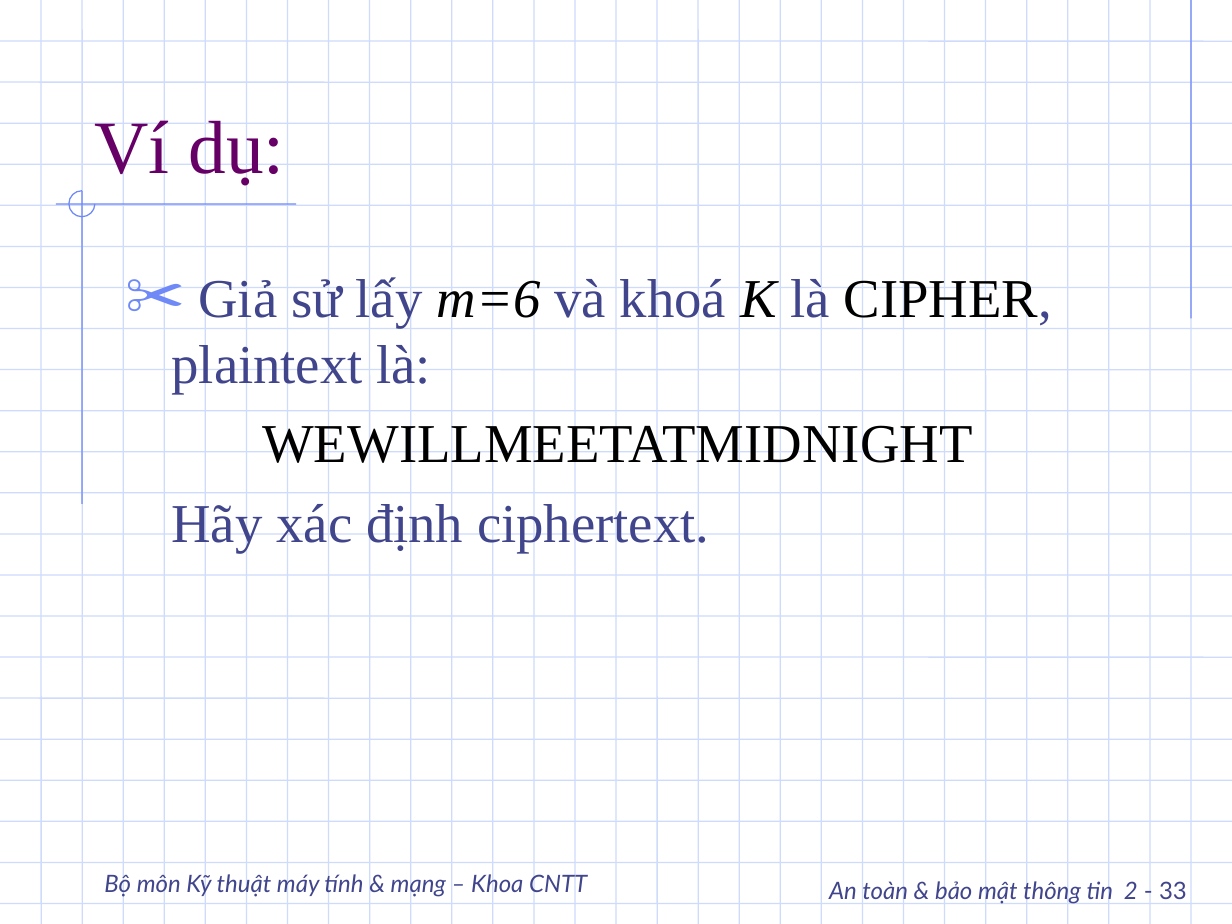
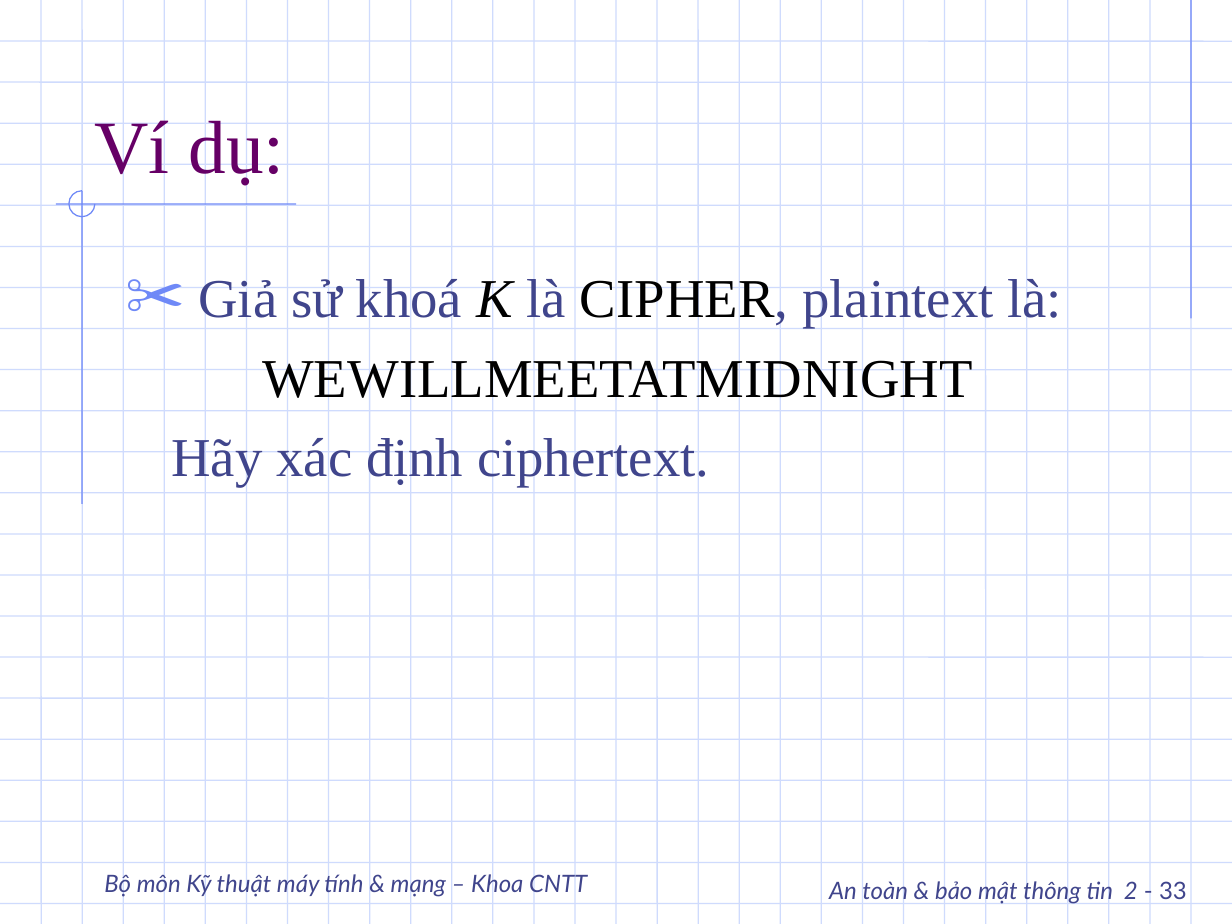
Before and after one commit to DangHieu19022004/ATTT, a slide deck: slide 33 of slide/Phan02_2.ppt. Drawn at 1232x924 pixels with LibreOffice and Linux fonts; fonts in the diff are those of the drawing; background and template pictures are left out. Boxes give left, top, right and bottom in pixels: in the first picture for what was removed or moved away, otherwise in the second. Text is boxed around its words. In the diff, an @@ line names an element or a change of style, - is before the commit and + after.

```diff
--- a/slide/Phan02_2.ppt
+++ b/slide/Phan02_2.ppt
@@ text at (198,275,1062,328): text changed @@
-✂ Giả sử lấy m=6 và khoá K là CIPHER, plaintext là:
+✂ Giả sử khoá K là CIPHER, plaintext là:
```
Also in this commit, not shown: 11 other slides changed, 4 slides added, 40 other files.
